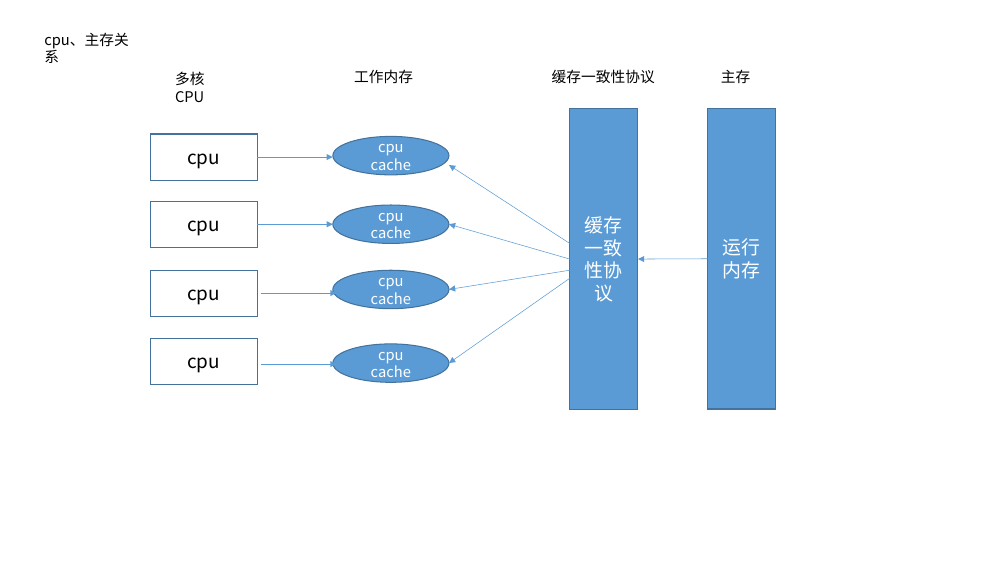
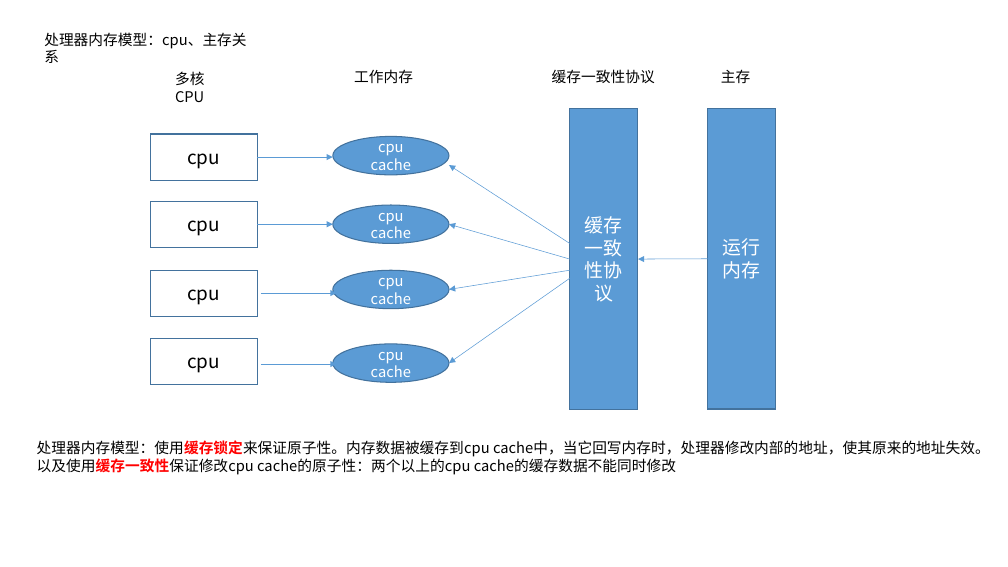
Before and after one commit to dengboyu/future, a slide deck: slide 5 of doc/doc.pptx. Drawn at 1008x567 pixels with LibreOffice and Linux fonts; fonts in the diff are those of the drawing. Boxes give left, top, right and bottom in pixels: in the first picture for what was removed or moved away, otherwise in the second. Text is boxed around its words. In the diff, an @@ line names an element or a change of style, - is before the commit and + after.

```diff
--- a/doc/doc.pptx
+++ b/doc/doc.pptx
@@ text at (x1=44, y1=32, x2=246, y2=63): text changed @@
-cpu、主存关系
+处理器内存模型：cpu、主存关系
@@ text added at (x1=37, y1=440, x2=990, y2=475), 14 pt, text #000000 @@
+处理器内存模型：使用缓存锁定来保证原子性。内存数据被缓存到cpu cache中，当它回写内存时，处理器修改内部的地址，使其原来的地址失效。
+以及使用缓存一致性保证修改cpu cache的原子性：两个以上的cpu cache的缓存数据不能同时修改
```
Also in this commit, not shown: 2 other slides changed, 1 slide added, 6 other files.
